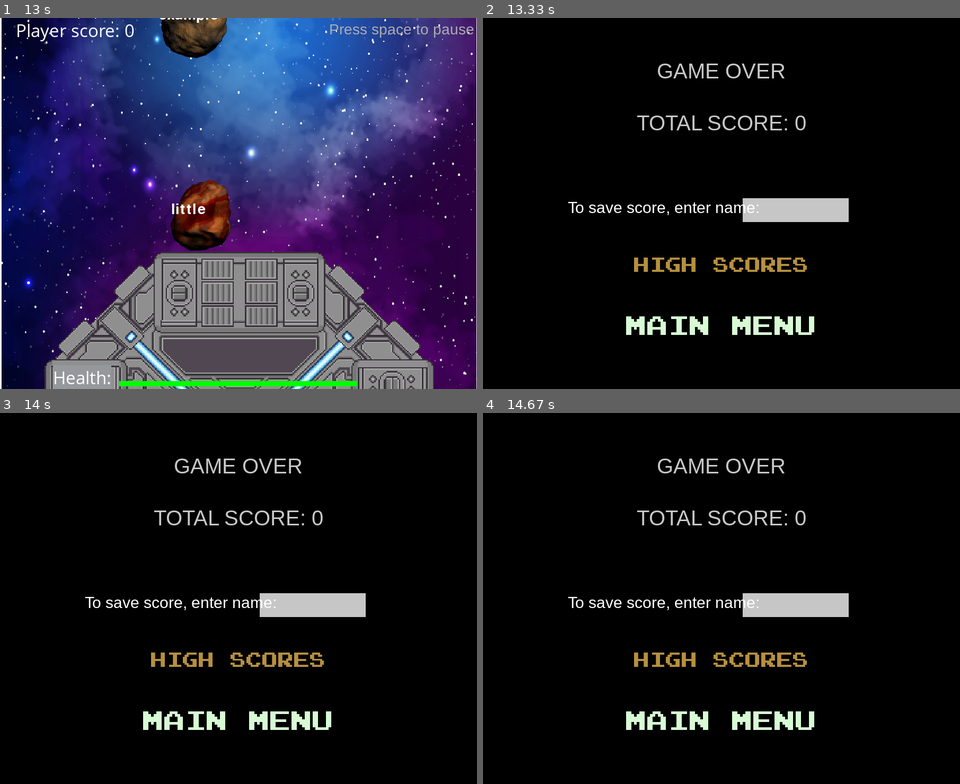
Above: before the commit, frames 1-4 (two rows, left to right).
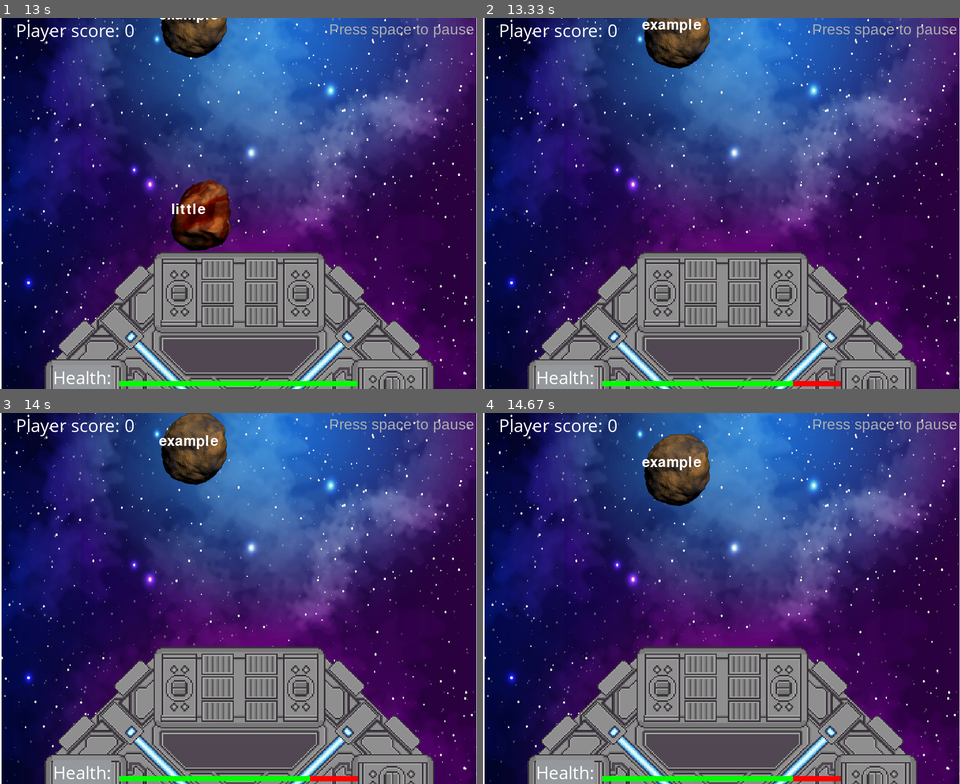
Above: after the commit, the same moments.

Repository: tylerdonison/CSE310-Seven-Up-Team-Project
Game: pygame game, started from main.py
Two runs of this game, one before a commit and one after it. Both use one fixed random seed, a clock stepped at 60 frames per second and the inputs below.
Inputs (mouse positions are in pixels of both pictures, inside the frame that each line leads up to):
- Up to frame 1 (13 s): click (238, 203) at 0.38 s; click "TYPING" at 0.72 s; click "HARD" at 1.05 s; tap Space at 1.33, 2, 3 s; click "CONTINUE" at 1.72 s; click (414, 255) at 2.38 s; click (147, 192) at 2.72 s; click (85, 244) at 3.38 s; click "CONTINUE" at 4.52 s
- Up to frame 2 (13.33 s): no input
- Up to frame 3 (14 s): no input
- Up to frame 4 (14.67 s): no input

Frame 1 is identical in both runs. In frame 2, 100% of the frame differs, in the area x 0-100%, y 0-100%; in frame 3, 100%; in frame 4, 100%.

Commit message:
minor changes

Diff:
--- a/bullet.py
+++ b/bullet.py
@@ -1,5 +1,4 @@
 from constants import *
-
 
 
 class Bullet():
--- a/director.py
+++ b/director.py
@@ -34,8 +34,7 @@
         self.timer = 0
         self.health = Health()
         self.mode = None
-        self.player_score = score.draw_score()
-        print(self.player_score)
+        self.player_score = score.get_score()
 
     def start_game(self):
         """The main game loop"""
@@ -137,8 +136,8 @@
         return True
 
     def game_over_screen(self):
-        """When the game ends player will be taked to a game over screen where they are shown
-        their score and have the option to quit or go back to the main menu"""
+        """When the game ends player will be taked to a game over screen where they can save their score
+         and have the option to quit or go back to the main menu"""
         # MUSIC.load("Assets/Sounds/Jingle_Lose_00.wav")
         # MUSIC.play()
         display.game_over(self.player_score)
@@ -160,7 +159,7 @@
                     text_input="HIGH SCORES", font=menu._get_font(30), base_color="#b68f40", hovering_color="Grey")
 
         MAIN_MENU = Button(image=None, pos=(WIDTH/2, HEIGHT/6 * 5),
-                    text_input="MAIN MENU", font=menu._get_font(40), base_color="#d7fcd4", hovering_color="White")
+                    text_input="MAIN MENU", font=menu._get_font(40), base_color="#b68f40", hovering_color="White")
         OPTIONS = (SCORES, MAIN_MENU)
 
         while loop:
@@ -233,6 +232,7 @@
 
 
     def after_game(self):
+        """Screen for showing high scores"""
         BG = pygame.transform.scale(pygame.image.load(os.path.join(ASSET_PATH, "Pictures", "Backgrounds", "nebula.jpg")), (WIDTH,HEIGHT))
         WIN.blit(BG, (0, 0))
         data.load_data()
@@ -298,6 +298,7 @@
                 WIN.blit(label, (WIDTH/2 - label.get_width() * .5, HEIGHT/3))
 
     def play_again(self):
+        """If user chooses to return to menu after game they will directed to a new instance of the game"""
         new = Director()
         new.setup_game()
 
@@ -311,12 +312,12 @@
         self.start_game()
 
 
-def main():
-  """Directs user to the menu, game loop, etc.
-  """
-  director = Director()
-  director.game_over_screen()
-
-
-if __name__ == "__main__":
-  main()
+# def main():
+#   """Directs user to the menu, game loop, etc.
+#   """
+#   director = Director()
+#   director.game_over_screen()
+
+
+# if __name__ == "__main__":
+#   main()
--- a/health.py
+++ b/health.py
@@ -25,7 +25,7 @@
     def determine_start_health(self, difficulty):
         """Decides on the players starting health based on difficulty chosen"""
         if difficulty == "hard":
-            self.health = 1
+            self.health = 5
         elif difficulty == "medium":
             self.health = 7
         else:
--- a/main.py
+++ b/main.py
@@ -4,9 +4,7 @@
   """Directs user to the menu, game loop, etc.
   """
   director = Director()
-  play = True
-  while play:
-    play = director.setup_game()
+  director.setup_game()
 
 
 if __name__ == "__main__":
--- a/score.py
+++ b/score.py
@@ -14,8 +14,8 @@
         """Draws score on the screen"""
         text = STATS_FONT.render(f"Player score: {self.score}", 1, WHITE)
         WIN.blit(text, (30, 0))
-        return self.score
 
     def get_score(self):
         """Returns player score"""
+        print(self.score)
         return self.score
